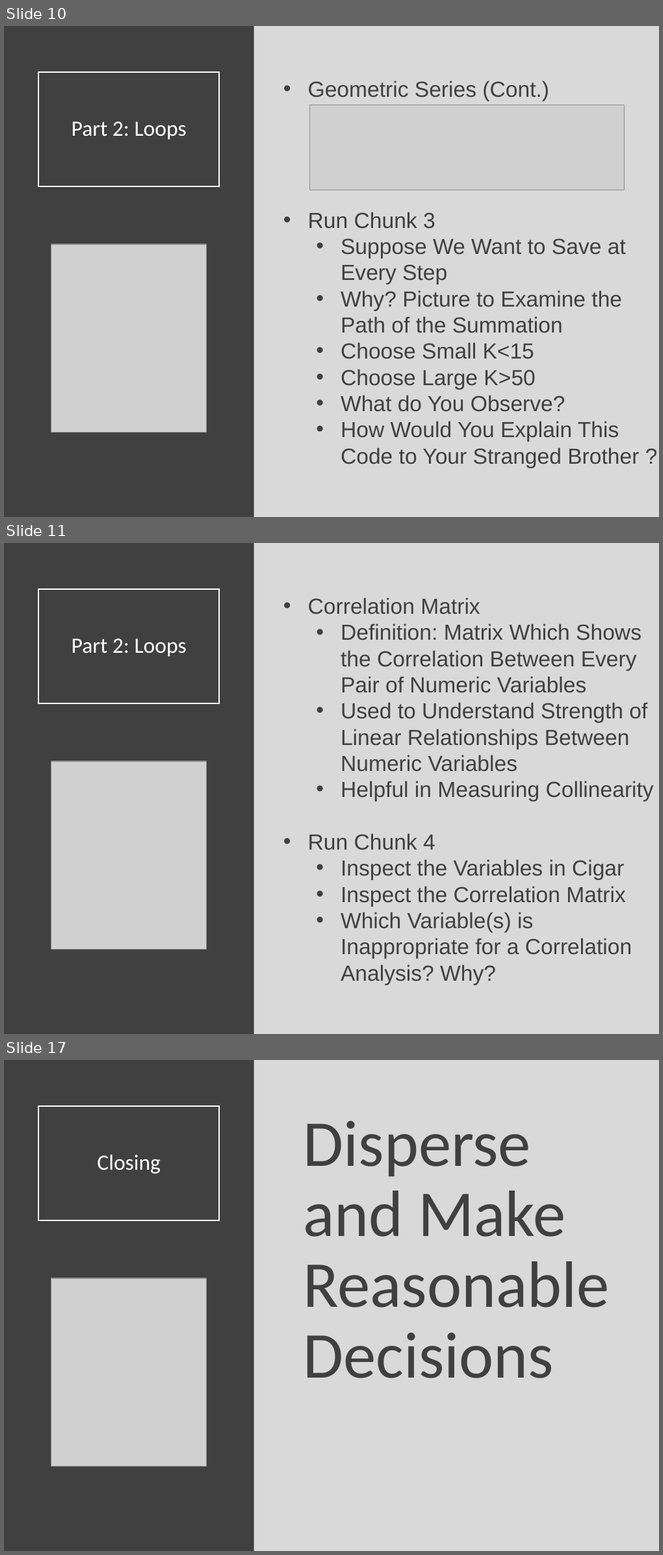
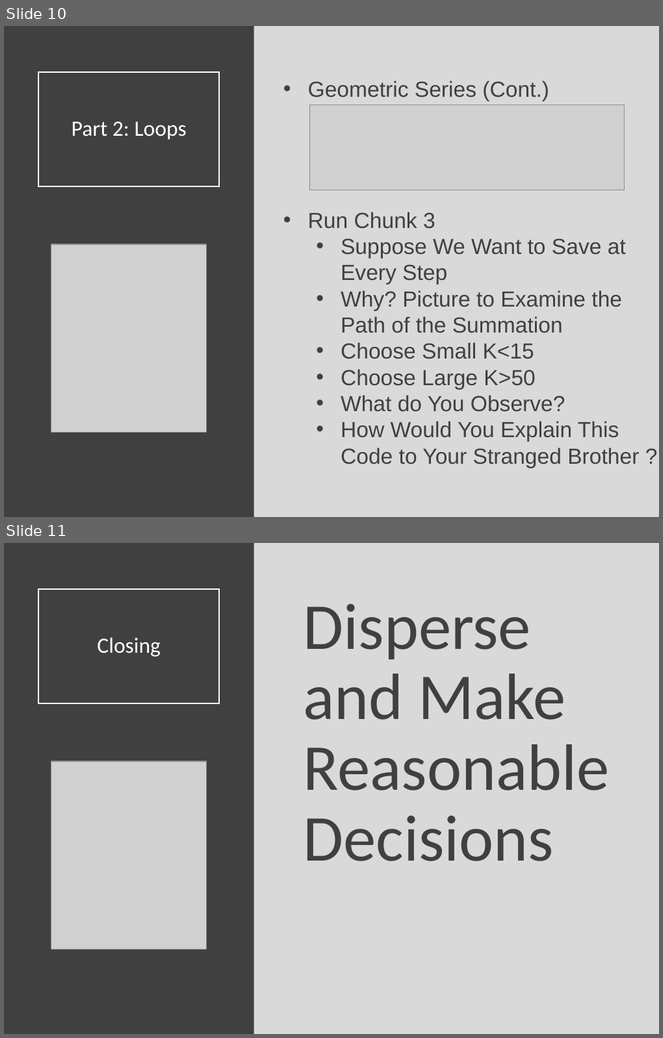
Before and after one commit to Yixf-Self/STOR320_WEBSITE, a slide deck: Lecture/Lecture 18/Lecture 18.pptx. Shown one above the other, each under a label of ours: slides 10, 11 and 17 before the commit, slides 10 and 11 after it; the slides between them are not shown. The pictures are 663x1555 and 663x1038 pixels, drawn with LibreOffice and Linux fonts; fonts in the diff are those of the drawing; grey boxes stand for pictures. Boxes give left, top, right and bottom in pixels: in the first picture for what was removed or moved away, otherwise in the second. Text is boxed around its words. In the diff, an @@ line names an element or a change of style, - is before the commit and + after.

```diff
--- a/Lecture/Lecture 18/Lecture 18.pptx
+++ b/Lecture/Lecture 18/Lecture 18.pptx
@@ slide 11 removed at [4,543,659,1034], background #D9D9D9 @@
@@ rectangle removed at [4,543,254,1034] @@
@@ title removed at [38,589,220,704] @@
-Part 2: Loops
@@ text removed at [308,598,654,986] @@
-• Correlation Matrix
-  • Definition: Matrix Which Shows the Correlation Between Every Pair of Numeric Variables
-  • Used to Understand Strength of Linear Relationships Between Numeric Variables
-  • Helpful in Measuring Collinearity
-• Run Chunk 4
-  • Inspect the Variables in Cigar
-  • Inspect the Correlation Matrix
-  • Which Variable(s) is Inappropriate for a Correlation Analysis? Why?
@@ picture removed at [51,761,206,949] @@
@@ what was slide 17 is now slide 11 @@
```
Also in this commit, not shown: 5 other slides removed, 10 other files.
